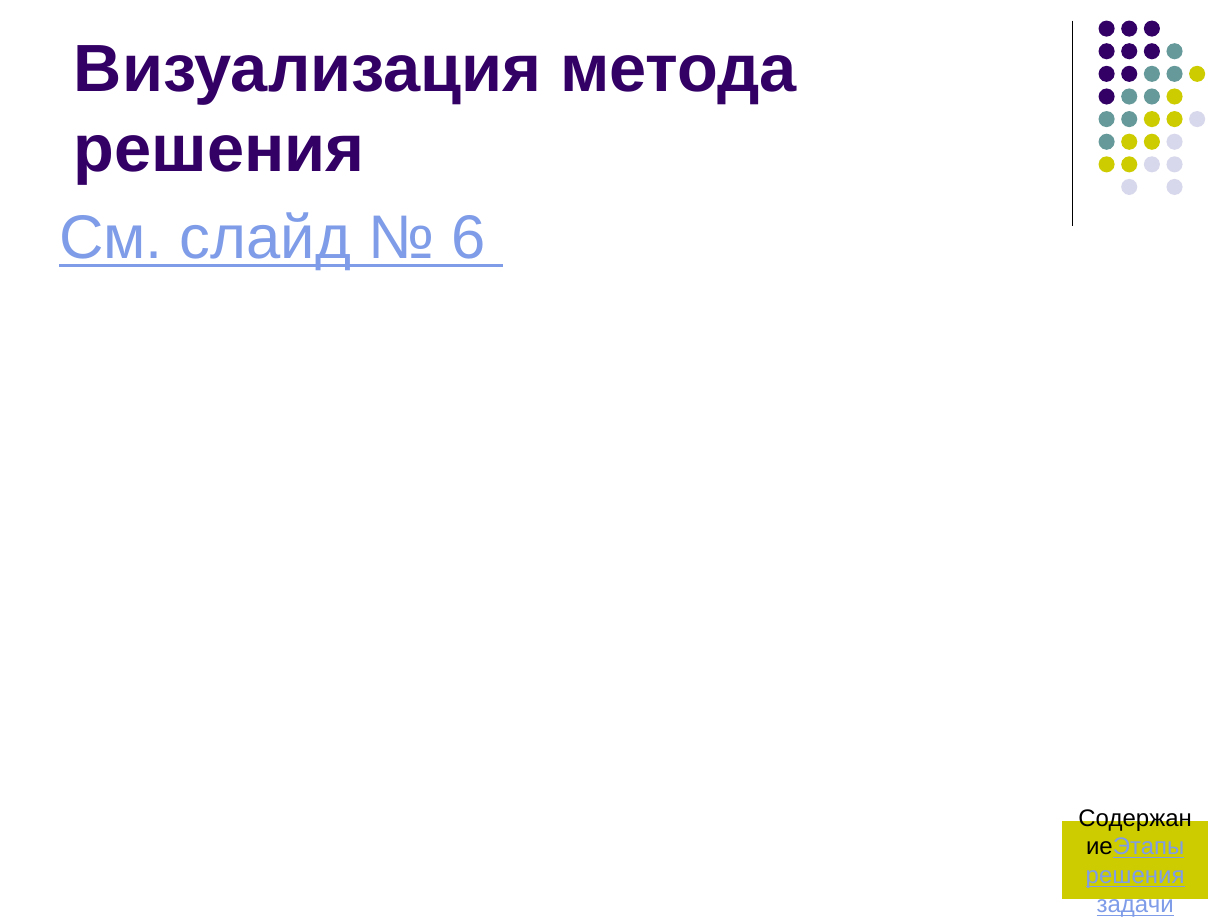
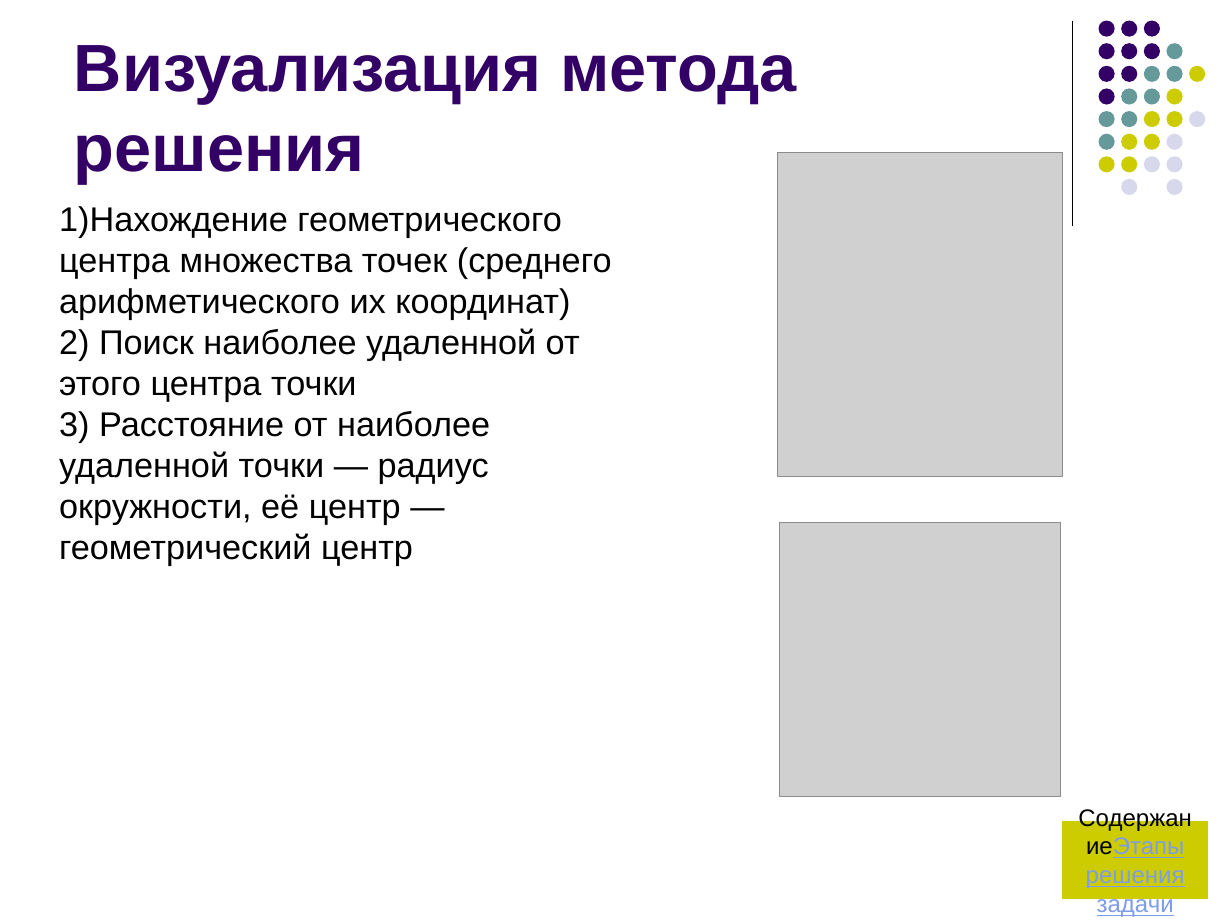
Before and after one commit to yv0vaa/Project, a slide deck: slide 8 of PROJECT?!!!!!!!!!!!!!!!!!/Захаров Проект.pptx. Drawn at 1232x924 pixels with LibreOffice and Linux fonts; fonts in the diff are those of the drawing; grey boxes stand for pictures. Boxes give left, top, right and bottom in pixels: in the first picture for what was removed or moved away, otherwise in the second. Text is boxed around its words. In the diff, an @@ line names an element or a change of style, - is before the commit and + after.

```diff
--- a/PROJECT?!!!!!!!!!!!!!!!!!/Захаров Проект.pptx
+++ b/PROJECT?!!!!!!!!!!!!!!!!!/Захаров Проект.pptx
@@ picture added at [777, 153, 1062, 477] @@
@@ text added at [59, 206, 612, 566], 20 pt, text #000000 @@
+1)Нахождение геометрического центра множества точек (среднего арифметического их координат)
+2) Поиск наиболее удаленной от этого центра точки
+3) Расстояние от наиболее удаленной точки — радиус окружности, её центр — геометрический центр
@@ text removed at [59, 212, 485, 270] @@
-См. слайд № 6
@@ picture added at [780, 522, 1062, 796] @@
```
Also in this commit, not shown: 2 other slides changed.
